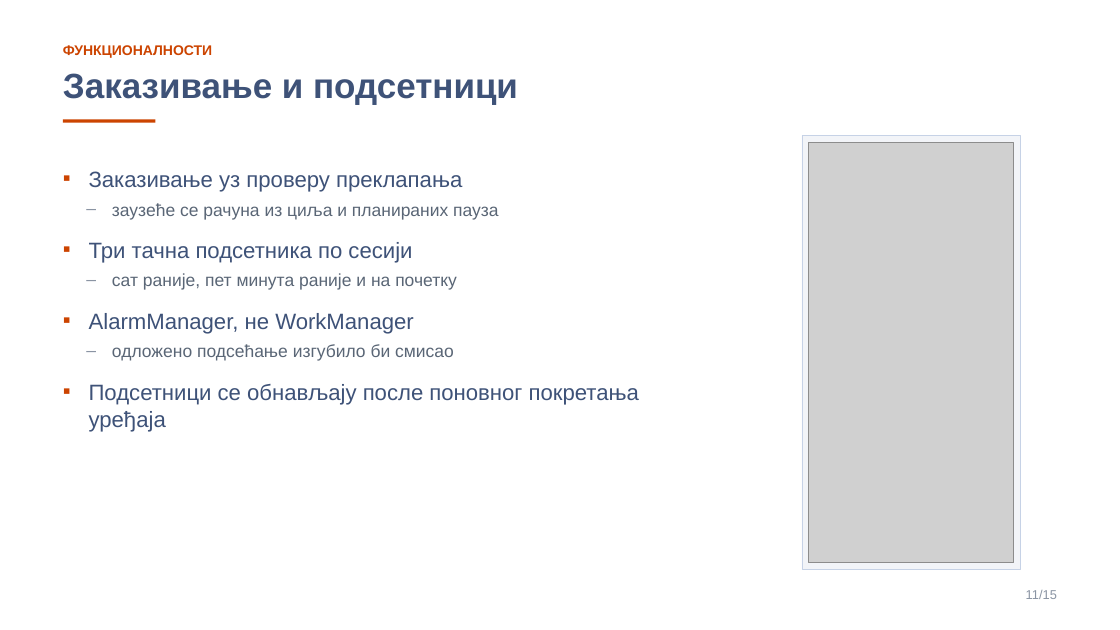
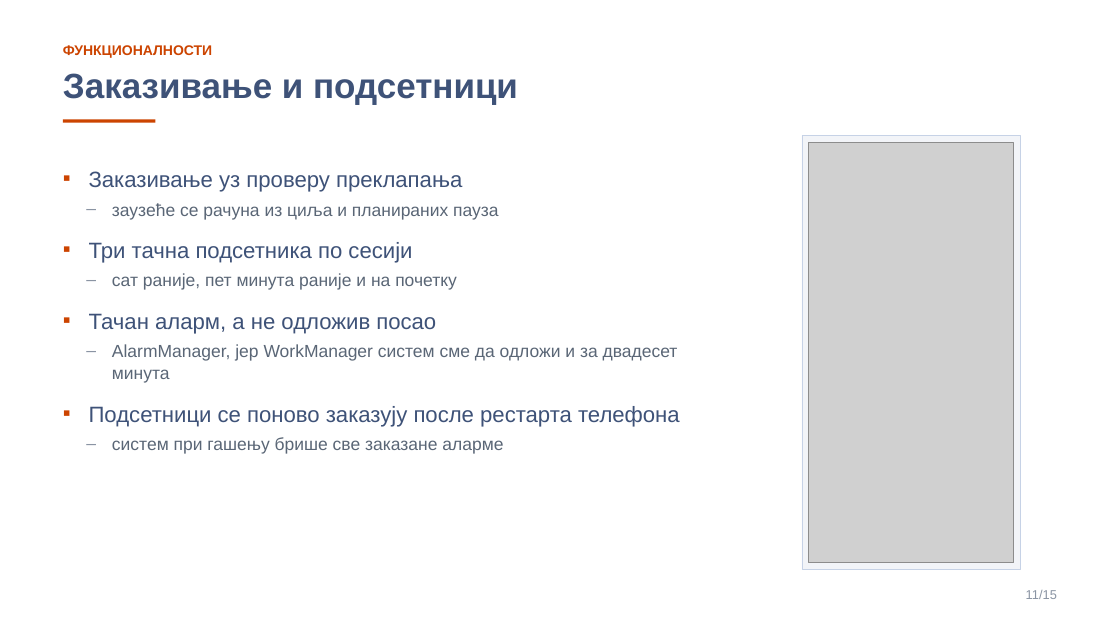
Before and after one commit to grabad1/pmu, a slide deck: slide 11 of rad/FocusGuard-prezentacija-svetla.pptx. Drawn at 1120x630 pixels with LibreOffice and Linux fonts; fonts in the diff are those of the drawing; grey boxes stand for pictures. Boxes give left, top, right and bottom in pixels: in the first picture for what was removed or moved away, otherwise in the second. Text is boxed around its words. In the diff, an @@ line names an element or a change of style, - is before the commit and + after.

```diff
--- a/rad/FocusGuard-prezentacija-svetla.pptx
+++ b/rad/FocusGuard-prezentacija-svetla.pptx
@@ text at (x1=89, y1=313, x2=680, y2=454): text changed; size 19 to 15 pt; text colour #3E5278 to #5A6676 @@
-▪ AlarmManager, не WorkManager
-– одложено подсећање изгубило би смисао
-▪ Подсетници се обнављају после поновног покретања уређаја
+▪ Тачан аларм, а не одложив посао
+– AlarmManager, јер WorkManager систем сме да одложи и за двадесет минута
+▪ Подсетници се поново заказују после рестарта телефона
+– систем при гашењу брише све заказане аларме
```
Also in this commit, not shown: 6 other slides changed, 2 slides added, 2 slides removed, 3 other files.
